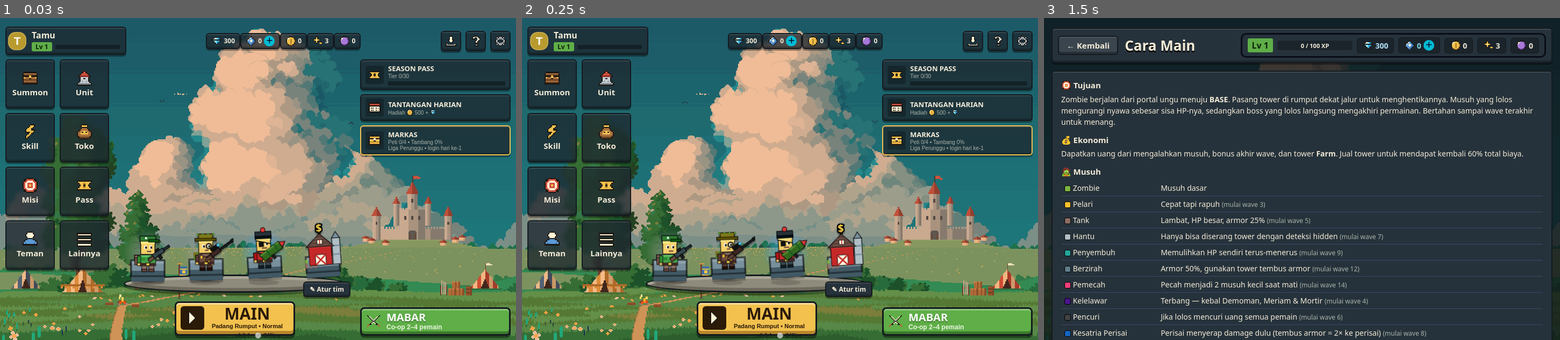
Above: before the commit, frames 1-3 (left to right).
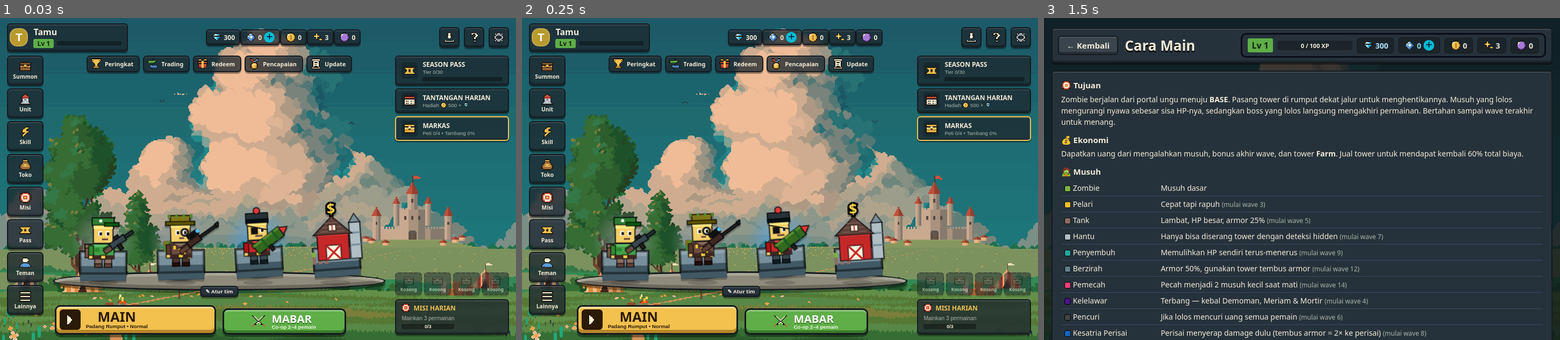
Above: after the commit, the same moments.

Repository: KingRafer/block-tower-defense
Game: browser game, page index.html
Two runs of this game, one before a commit and one after it. Both use one fixed random seed, a clock stepped at 60 frames per second and the inputs below.
Inputs (mouse positions are in pixels of both pictures, inside the frame that each line leads up to):
- Up to frame 1 (0.03 s): no input
- Up to frame 2 (0.25 s): no input
- Up to frame 3 (1.5 s): click "Cara main" at 0.27 s; click "Cepat tapi rapuh (mulai wave …" at 0.52 s; click "Lambat, HP besar, armor 25% (…" at 0.77 s; click (1302, 211) at 1.07 s; tap Space at 1.1 s

The runs differ from the first frame. In frame 1, 40% of the frame differs, in the area x 1-99%, y 1-100%; in frame 2, 40%; in frame 3, nothing differs.

Commit message:
v6.4.0: tata letak lanskap seragam, bilah akses cepat, banner event lebih besar
Co-Authored-By: Claude Opus 5.5 <noreply@anthropic.com>
Claude-Session: https://claude.ai/code/session_011SwYeUXkeTjftugp22FLhb

Diff:
--- a/css/style.css
+++ b/css/style.css
@@ -1978,3 +1978,113 @@
   .lh .sc-unit canvas { width: clamp(64px, 24vh, 100px) !important; height: clamp(64px, 24vh, 100px) !important; }
   .lh .showcase { gap: 0 !important; }
 }
+
+/* =========================================================
+ * v6.4 — satu tata letak lanskap untuk semua layar (desktop, tablet, HP miring)
+ * + bilah akses cepat (Peringkat, Trading, Redeem, Pencapaian, Update)
+ * + banner event lebih besar
+ * ========================================================= */
+.lh-quick { grid-area: quick; display: flex; justify-content: center; gap: 6px; flex-wrap: wrap; }
+.qb { display: flex; align-items: center; gap: 6px; padding: 5px 12px 5px 7px; border: 2px solid var(--k-ink); border-radius: 7px; cursor: pointer;
+  background: rgba(30, 40, 48, .78); backdrop-filter: blur(3px); color: var(--k-text); font: 700 12px var(--font-h);
+  box-shadow: inset 0 2px 0 rgba(255,255,255,.08), 0 3px 0 rgba(0,0,0,.35); }
+.qb:hover { background: rgba(48, 62, 72, .92); border-color: var(--k-gold); }
+.qb:active { transform: translateY(2px); box-shadow: 0 1px 0 rgba(0,0,0,.35); }
+.qb .pxi { width: 22px; height: 22px; }
+/* banner event besar */
+.lh .lh-right .r-limited { position: relative; overflow: hidden; min-height: 96px; padding: 10px 12px !important; align-items: center;
+  background: radial-gradient(circle at 85% 20%, rgba(255,255,255,.18) 0 2px, transparent 3px) 0 0 / 34px 30px,
+    radial-gradient(circle at 30% 70%, rgba(255,255,255,.14) 0 1.5px, transparent 2.5px) 0 0 / 26px 24px,
+    linear-gradient(135deg, #2d6f96 0%, #1a4562 55%, #102c40 100%) !important;
+  border: 3px solid #8ee6ff !important; box-shadow: inset 0 0 0 2px rgba(255,255,255,.15), 0 0 16px rgba(79,195,247,.35), 0 4px 0 rgba(0,0,0,.4) !important; }
+.lh .lh-right .r-limited::after { content: 'EVENT'; position: absolute; top: 6px; right: -26px; transform: rotate(35deg); background: #f2c14e; color: #2a1a08;
+  font: 800 9px var(--font-h); padding: 2px 30px; letter-spacing: 1px; }
+.lh .lh-right .r-limited .rc-ic { width: 54px !important; height: 54px !important; background: rgba(255,255,255,.12) !important; border-radius: 8px; }
+.lh .lh-right .r-limited .rc-ic .pxi { width: 40px !important; height: 40px !important; animation: bob 2.4s ease-in-out infinite; }
+.lh .lh-right .r-limited b { font-size: 17px !important; color: #e8f8ff !important; text-shadow: 0 2px 0 #0b2233 !important; line-height: 1.1; }
+.lh .lh-right .r-limited small { color: #bfe9ff !important; font-size: 11.5px !important; display: block !important; }
+
+@media (orientation: landscape) and (min-width: 600px) {
+  .lh { height: 100dvh !important; min-height: 0 !important; overflow: hidden !important;
+    --rail: clamp(56px, 7vw, 84px); --rw: clamp(190px, 22vw, 268px);
+    gap: clamp(4px, 1.2dvh, 10px) clamp(8px, 1.2vw, 14px) !important; padding: clamp(5px, 1.6dvh, 12px) clamp(8px, 1.4vw, 18px) !important;
+    grid-template-columns: var(--rail) minmax(0, 1fr) minmax(0, 1fr) var(--rw) !important;
+    grid-template-rows: auto auto minmax(0, 1fr) auto auto !important;
+    grid-template-areas: "top top top top" "left quick quick right" "left center center right" "left center center chest" "left play coop mis" !important; }
+  .lh > .announce { display: none !important; }
+  .lh-top { flex-wrap: nowrap !important; } .lh-cur { order: 0 !important; flex: 1 !important; flex-basis: auto !important; }
+  /* rel ikon kiri */
+  .lh-left { display: flex !important; flex-direction: column; gap: clamp(3px, .8dvh, 6px) !important; overflow: hidden; }
+  .lh-left .ltile { width: auto !important; height: clamp(34px, calc((100dvh - 110px) / 8 - 5px), 64px) !important; aspect-ratio: auto !important;
+    flex-direction: column !important; justify-content: center !important; gap: 1px !important; padding: 2px !important; border-radius: 7px !important; }
+  .lh-left .ltile .lt-ic { width: auto !important; font-size: 18px !important; } .lh-left .ltile .lt-ic .pxi { width: clamp(16px, 3.6dvh, 26px); height: clamp(16px, 3.6dvh, 26px); }
+  .lh-left .ltile b { font-size: clamp(8.5px, 1.7dvh, 11px) !important; }
+  .lh-left .ltile .badge, .lh-left .ltile .badge-dot { top: 1px; right: 1px; left: auto; transform: none; }
+  /* tengah */
+  .lh-center { justify-content: flex-end !important; gap: 4px !important; min-height: 0; }
+  .lh .showcase { flex: 1 1 auto !important; height: auto !important; min-height: 0 !important; padding-bottom: clamp(14px, 3dvh, 30px) !important; gap: 0 !important; }
+  .lh .sc-unit canvas { width: clamp(64px, 24dvh, 180px) !important; height: clamp(64px, 24dvh, 180px) !important; }
+  .lh .sc-plat { width: min(98%, 760px) !important; height: clamp(26px, 6dvh, 56px) !important; }
+  .lh .sc-edit { display: block !important; right: 50% !important; transform: translateX(50%) !important; bottom: -4px !important; font-size: clamp(9px, 1.6dvh, 11px) !important; padding: 2px 8px !important; }
+  .lh .sc-tip { display: none; }
+  /* kanan */
+  .lh-right { display: flex !important; flex-direction: column !important; gap: clamp(4px, .9dvh, 7px) !important; overflow: hidden; align-content: start; }
+  .lh-right .rcard { display: flex !important; flex-direction: row !important; text-align: left !important; padding: clamp(4px, 1dvh, 7px) 10px !important; gap: 9px !important; min-height: 0 !important; }
+  .lh-right .rcard > div { width: auto; } .lh-right .rc-ic { width: clamp(24px, 5dvh, 34px) !important; height: clamp(24px, 5dvh, 34px) !important; background: rgba(0,0,0,.2) !important; }
+  .lh-right .rcard b { font-size: clamp(10px, 2dvh, 13px) !important; } .lh-right .rcard small { display: block !important; font-size: clamp(9px, 1.6dvh, 10.5px) !important; }
+  .lh-right .rcard small.dim { display: none !important; } .lh-right .rc-bar { display: block !important; }
+  .lh-right .r-event { display: flex !important; }
+  .lh-right:has(.r-limited) .r-daily { display: flex !important; }
+  /* peti + misi */
+  .lh-chests { position: static !important; grid-area: chest; display: grid !important; grid-template-columns: repeat(4, 1fr) !important; gap: 4px !important; align-self: end; }
+  .lhc { width: auto !important; height: clamp(32px, 7dvh, 52px) !important; flex-direction: column !important; gap: 0 !important; padding: 1px !important; }
+  .lhc .pxi { width: clamp(16px, 3.2dvh, 22px) !important; height: clamp(16px, 3.2dvh, 22px) !important; } .lhc small { font-size: clamp(7.5px, 1.4dvh, 8.5px) !important; }
+  .lhc.empty { opacity: .6; border-style: dashed !important; } .lhc.empty .pxi { filter: grayscale(1) brightness(.6); }
+  .lh-mis { display: flex !important; grid-area: mis; align-self: stretch; justify-content: center; padding: clamp(4px, 1dvh, 7px) 10px !important; gap: 2px !important; }
+  .lh-mis > b { font-size: clamp(10px, 2dvh, 14px) !important; } .lh-mis .mw-row:nth-child(n+3) { display: none; }
+  /* tombol main */
+  .lh-play { justify-content: flex-end !important; align-self: end; flex-direction: row !important; }
+  .lh-play .bigplay { width: min(100%, 300px) !important; min-width: 0 !important; padding: clamp(3px, .8dvh, 6px) 18px clamp(4px, 1dvh, 8px) 6px !important; gap: 10px !important; border-radius: 10px !important; }
+  .lh-play .bigplay .bp-ic { width: clamp(30px, 6.4dvh, 46px) !important; height: clamp(30px, 6.4dvh, 46px) !important; }
+  .lh-play .bigplay b { font-size: clamp(20px, 4.2dvh, 30px) !important; } .lh-play .bigplay small { display: block !important; font-size: clamp(8.5px, 1.6dvh, 11px) !important; }
+  .lh-play .bp-side { display: none !important; }
+  .lh-coop { justify-self: start !important; align-self: stretch !important; width: min(100%, 230px) !important; max-height: 70px !important; padding: 4px 12px !important; border-radius: 10px !important; justify-content: center; }
+  .lh-coop b { font-size: clamp(16px, 3.4dvh, 24px) !important; } .lh-coop small { display: block !important; font-size: clamp(8.5px, 1.6dvh, 11px) !important; }
+  .lh-coop span .pxi { width: clamp(20px, 4dvh, 30px); height: clamp(20px, 4dvh, 30px); }
+  /* akses cepat */
+  .lh-quick { gap: clamp(4px, .6vw, 7px); } .qb { padding: clamp(2px, .6dvh, 5px) 10px clamp(2px, .6dvh, 5px) 6px; font-size: clamp(9.5px, 1.8dvh, 12px); }
+  .qb .pxi { width: clamp(16px, 3.4dvh, 22px); height: clamp(16px, 3.4dvh, 22px); }
+  .lh .lh-right .r-limited { min-height: clamp(62px, 14dvh, 100px); }
+  .lh .lh-right .r-limited .rc-ic { width: clamp(38px, 8dvh, 54px) !important; height: clamp(38px, 8dvh, 54px) !important; }
+  .lh .lh-right .r-limited .rc-ic .pxi { width: clamp(28px, 6dvh, 40px) !important; height: clamp(28px, 6dvh, 40px) !important; }
+  .lh .lh-right .r-limited b { font-size: clamp(12px, 2.6dvh, 17px) !important; }
+  .lh-foot { display: none !important; }
+}
+/* layar lanskap pendek (HP miring): sembunyikan teks kecil kartu biasa */
+@media (orientation: landscape) and (min-width: 600px) and (max-height: 520px) {
+  .lh-right .rcard:not(.r-limited) small, .lh-right .rc-bar { display: none !important; }
+  .lh-prof .lvrow { display: none !important; } .lh-prof .av { width: 30px !important; height: 30px !important; }
+  .sysb { width: 32px !important; height: 32px !important; } .lh-cur .cur { padding: 2px 7px !important; font-size: 11px !important; }
+  .qb small { display: none; } .qb { padding: 3px 6px; }
+}
+/* potret: akses cepat jadi baris ikon */
+@media (orientation: portrait), (max-width: 599px) {
+  .lh { grid-template-areas: "top top" "ann ann" "right right" "quick quick" "chest chest" "center center" "play coop" "left left" !important;
+    grid-template-rows: auto auto auto auto auto minmax(0, 1fr) auto auto !important; }
+  .lh-quick { display: grid; grid-template-columns: repeat(5, 1fr); gap: 4px; }
+  .qb { flex-direction: column; gap: 1px; padding: 3px 2px; font-size: 9px; justify-content: center; } .qb .pxi { width: 18px; height: 18px; }
+  .lh .lh-right .r-limited { min-height: 0; grid-column: 1 / -1; flex-direction: row !important; text-align: left !important; padding: 6px 10px !important; }
+  .lh .lh-right .r-limited small { display: block !important; font-size: 10px !important; } .lh .lh-right .r-limited b { font-size: 14px !important; }
+  .lh .lh-right .r-limited .rc-ic { width: 38px !important; height: 38px !important; } .lh .lh-right .r-limited .rc-ic .pxi { width: 28px !important; height: 28px !important; }
+  .lh-right .rcard:not(.r-limited) { grid-column: auto; }
+  .lh-right { grid-template-columns: repeat(3, 1fr) !important; }
+}
+@media (orientation: landscape) and (min-width: 600px) {
+  .lh .lh-right .r-limited { padding-right: 30px !important; }
+  .lh .lh-right .r-limited small { white-space: nowrap; overflow: hidden; text-overflow: ellipsis; }
+  .lh .lh-right .r-limited > div { min-width: 0; }
+  .lh-coop { align-self: end !important; height: auto !important; padding: clamp(4px, 1dvh, 8px) 12px !important; }
+  .lh-mis .mw-row small { font-size: clamp(9px, 1.7dvh, 11px) !important; } .lh-mis .mbar { height: clamp(9px, 1.8dvh, 12px) !important; } .lh-mis .mbar span { font-size: clamp(8px, 1.5dvh, 10px) !important; }
+}
+@media (orientation: portrait), (max-width: 599px) { .lh-quick .qb small { font-size: 9px !important; font-weight: 700; } }
+.lh-quick .qb small { font-size: inherit; }
--- a/js/config.js
+++ b/js/config.js
@@ -4,7 +4,7 @@
  * ========================================================= */
 'use strict';
 
-const VERSION = '6.3.1';
+const VERSION = '6.4.0';
 const { RARITY, RARITY_ORDER, UNIT_RARITY, UNIT_TYPES, STARTER_UNITS, UNIT_MAX_LV, unitXpFor, unitLevel, MASTERY_BONUS,
   TRAITS, EVO_REQ, MATERIALS, SKINS, SKILL_SHOP, TOPUP, GACHA, LUCKY, CURRENCY, ACH_REWARDS, ACH_DIAMONDS } = SHARED;
 const T = 48, COLS = 20, ROWS = 12, W = COLS * T, H = ROWS * T;
--- a/js/menu.js
+++ b/js/menu.js
@@ -370,6 +370,13 @@
           <section class="lh-center">
             <div class="showcase">${show}<div class="sc-plat"></div><button class="sc-edit" data-act="go:units">✎ Atur tim</button></div>
           </section>
+          <nav class="lh-quick">
+            <button class="qb" data-act="go:scores" title="Papan Skor">${pxi('trophy')}<small>Peringkat</small></button>
+            <button class="qb" data-act="go:trade" title="Trading">${pxi('swap')}<small>Trading</small></button>
+            <button class="qb" data-act="go:redeem" title="Kode Redeem">${pxi('gift')}<small>Redeem</small></button>
+            <button class="qb" data-act="go:achievements" title="Pencapaian">${pxi('medal')}<small>Pencapaian</small></button>
+            <button class="qb" data-act="go:updates" title="Update Log">${pxi('scroll')}<small>Update</small></button>
+          </nav>
           <aside class="lh-right">
             ${SHARED.limitedActive(now) ? `<button class="rcard r-limited" data-act="go:event"><span class="rc-ic">${px …(299 unchanged characters)…
             ${evOn ? `<button class="rcard r-event" data-act="go:play"><span class="rc-ic">${pxi('star')}</span><div><b>EVENT AKTIF</b><small>${ev.rewardMul > 1 ? `🪙 ×${ev.rewardMul} ` : ''}${ev.diamondMul > 1 ? `💎 ×${ev.diamondMul}` : ''} hadiah bermain</small></div></button>` : ''}
--- a/js/scene.js
+++ b/js/scene.js
@@ -188,6 +188,9 @@
 const PXI_PAL = { k: '#1c1712', w: '#fff4d6', y: '#f2c14e', Y: '#b8862b', r: '#d0503e', R: '#8f2f25', b: '#5a9ad8', B: '#2f5f99',
   s: '#c6ccd1', S: '#8b969e', o: '#a8703e', O: '#6e4524', g: '#6cc04a', G: '#3d7f2c', p: '#a77ad8', P: '#6a3fa0', c: '#8ee6ff', C: '#2fa3d6' };
 const PXI = {
+  swap: ['......k.....', '......kk....', 'kkkkkkkgk...', 'kggggggggk..', 'kGGGGGGGk...', '......kk....', '....kk......', '...kbk......', '..kbbbbbbbbk', '...kBBBBBBBk', '....kk......', '.....k......'],
+  scroll: ['..kkkkkkkk..', '.kwwwwwwwwk.', '.kokkkkkkok.', '..kwwwwwwk..', '..kwkkkkwk..', '..kwwwwwwk..', '..kwkkkwwk..', '..kwwwwwwk..', '..kwkkkkwk..', '.kokkkkkkok.', '.kwwwwwwwwk.', '..kkkkkkkk..'],
+  medal: ['.kkk....kkk.', '.krrk..kbbk.', '..krrkkbbk..', '...krrbbk...', '....kkkk....', '...kyyyyk...', '..kyywwyyk..', '..kywyyyYk..', '..kyyyyyYk..', '..kYyyyYYk..', '...kYYYYk...', '....kkkk....'],
   chest: ['......', '.kkkkk', 'kooooo', 'kOOOOO', 'kkkkky', 'kyoooy', 'kooook', 'kOOOOO', 'kooooo', 'kOOOOO', 'kkkkkk', '......'],
   tower: ['.....k', '....kr', '...krr', '..krrr', '.kRRRR', '..ksss', '..kssk', '..ksss', '..ksSs', '.kssss', 'kSSSSS', 'kkkkkk'],
   bolt: ['......kkkk..', '.....kyyyk..', '....kyyyk...', '...kyyyk....', '..kyyyykkk..', '..kyyyyyyk..', '..kkkkyyk...', '....kyyk....', '...kyyk.....', '..kyyk......', '..kyk.......', '..kk........'],
--- a/sw.js
+++ b/sw.js
@@ -1,5 +1,5 @@
 /* Service worker: jaringan dulu, cadangan cache (bisa main solo saat offline) */
-const CACHE = 'btd-v6.3.1';
+const CACHE = 'btd-v6.4.0';
 const CORE = ['./', 'index.html', 'css/style.css', 'manifest.webmanifest', 'icons/icon-192.png', 'assets/lobby-bg.png',
   ...['shared', 'config', 'storage', 'audio', 'game', 'render', 'chars', 'skills', 'scene', 'ui', 'menu', 'dev', 'pwa', 'online', 'main'].map(f => `js/${f}.js`)];
 self.addEventListener('install', e => { e.waitUntil(caches.open(CACHE).then(c => c.addAll(CORE)).catch(() => {})); self.skipWaiting(); });
Not shown, changed: package.json
Not shown, changed: CHANGELOG.md
